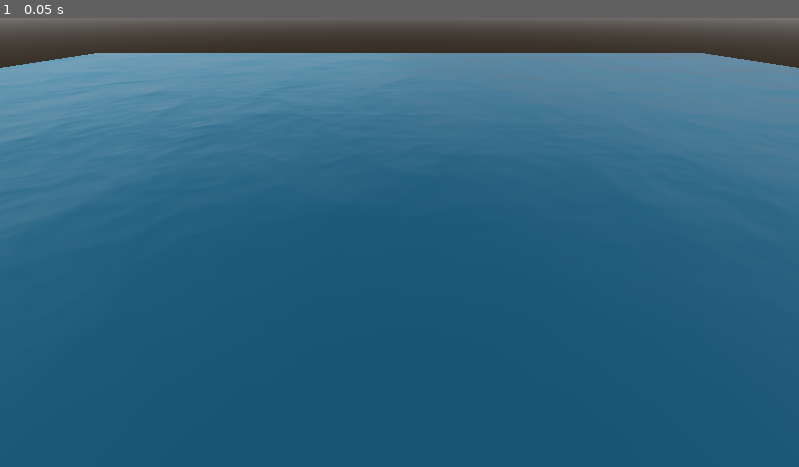
Above: before the commit, frame 1.
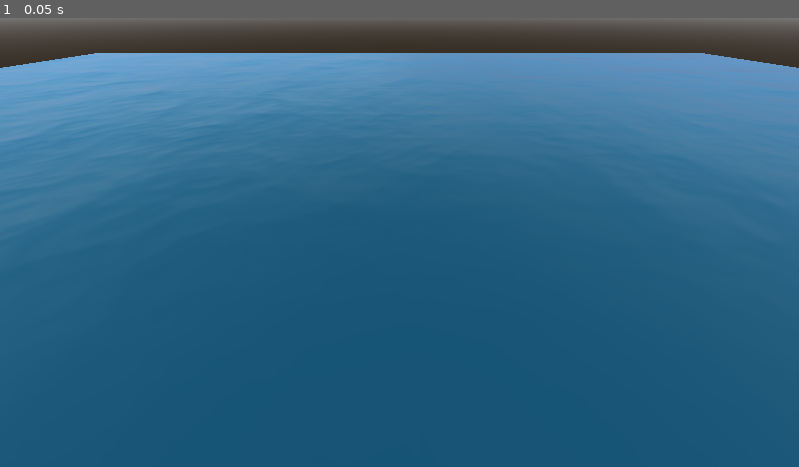
Above: after the commit, the same moment.

Repository: MartinDelille/nautilus
Game: Godot game, scene res://map.tscn
Same seed, same stepped clock (60 frames per second), same inputs: the game is played once before the commit and once after it. The project has no main scene, so this scene is started directly.
Inputs:
- Up to frame 1 (0.05 s): no input

The runs differ from the first frame. In frame 1, 4.6% of the frame differs, in the area x 0-100%, y 7-19%.

Commit message:
Add fresnel effect to water shader

Diff:
--- a/Water.gdshader
+++ b/Water.gdshader
@@ -1,6 +1,7 @@
 shader_type spatial;
 
 uniform vec3 albedo: source_color;
+uniform vec3 albedo2: source_color;
 uniform float metallic: hint_range(0.0, 1.0)=0;
 uniform float roughness: hint_range(0.0, 1.0)=0.02;
 uniform sampler2D texture_normal;
@@ -8,6 +9,10 @@
 uniform vec2 wave_direction = vec2(2.0, 0.0);
 uniform vec2 wave_direction2 = vec2(0.0, 1.0);
 uniform float time_scale: hint_range(0.0, 0.2, 0.005) = 0.025;
+
+float fresnel(float amount, vec3 normal, vec3 view) {
+	return pow((1.0 - clamp(dot(normalize(normal), normalize(view)), 0.0, 1.0)), amount);
+}
 
 void fragment() {
 	vec2 time = (TIME * wave_direction) * time_scale;
@@ -17,7 +22,10 @@
 		texture(texture_normal2,UV + time2).rgb,
 		0.5);
 
-	ALBEDO=albedo;
+	float fresnel = fresnel(5.0, NORMAL, VIEW);
+	vec3 surface_color = mix(albedo, albedo2, fresnel);
+
+	ALBEDO=surface_color;
 	METALLIC=metallic;
 	ROUGHNESS=roughness;
 	NORMAL_MAP=normal_blend;
--- a/water_plane.tscn
+++ b/water_plane.tscn
@@ -13,6 +13,7 @@
 render_priority = 0
 shader = ExtResource("1_eglkr")
 shader_parameter/albedo = Color(0, 0.321569, 0.431373, 1)
+shader_parameter/albedo2 = Color(0, 0.47451, 0.764706, 1)
 shader_parameter/metallic = 0.0
 shader_parameter/roughness = 0.02
 shader_parameter/wave_direction = Vector2(2, 0)
